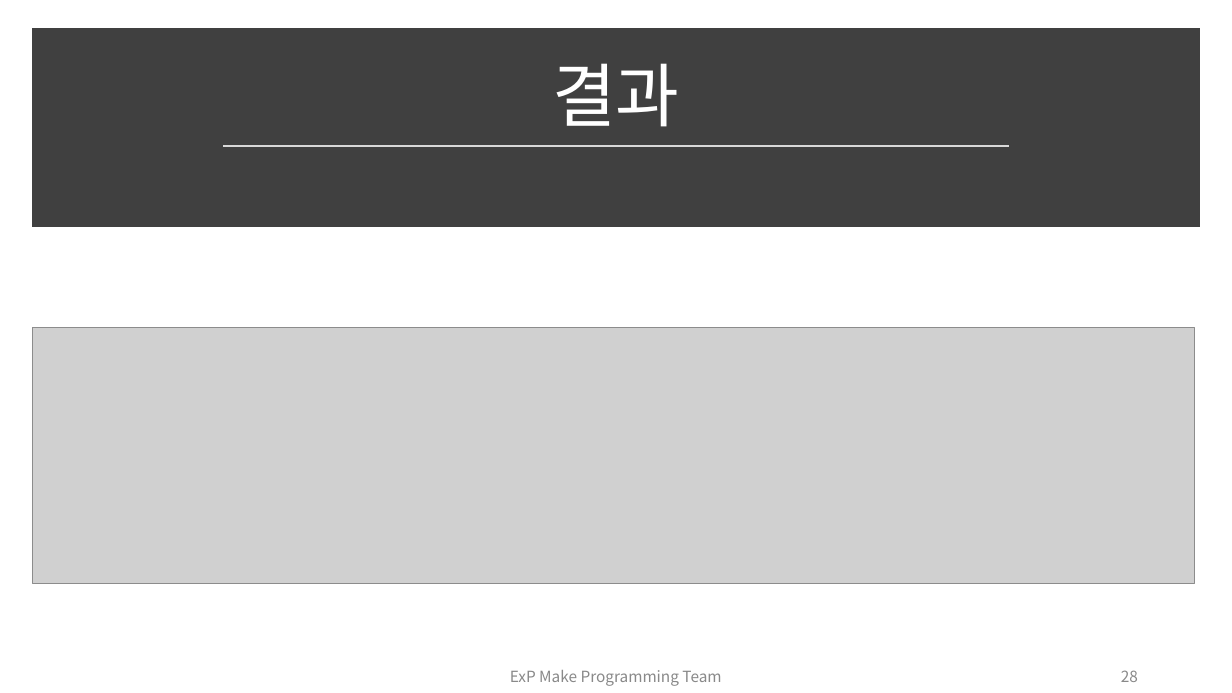
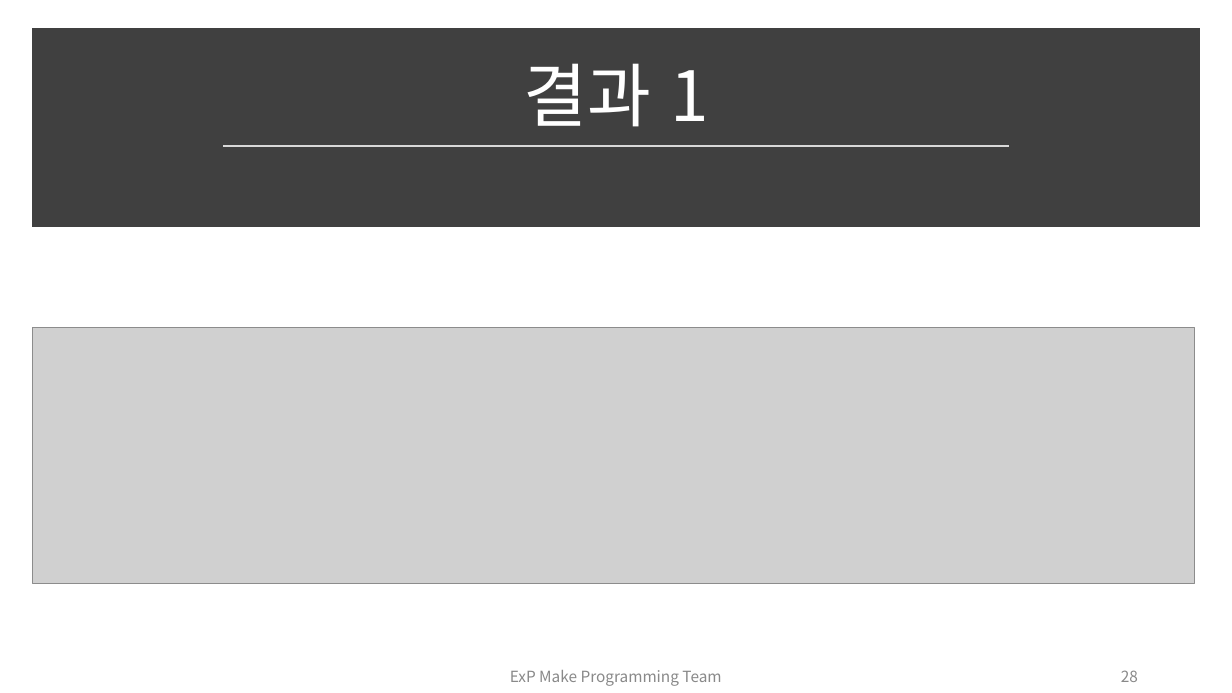
Before and after one commit to SeongjinBak/19_2_Hongik_ExP_Make_Programming_Seminar, a slide deck: slide 28 of 11회차(191125).pptx. Drawn at 1232x693 pixels with LibreOffice and Linux fonts; fonts in the diff are those of the drawing; grey boxes stand for pictures. Boxes give left, top, right and bottom in pixels: in the first picture for what was removed or moved away, otherwise in the second. Text is boxed around its words. In the diff, an @@ line names an element or a change of style, - is before the commit and + after.

Commit message:
11회차 WriteAllText 코드 수정 하였습니다.

```diff
--- a/11회차(191125).pptx
+++ b/11회차(191125).pptx
@@ title at [523,63,708,127]: text changed @@
-결과
+결과 1
```
Also in this commit, not shown: 1 other slide changed, 1 slide added.
